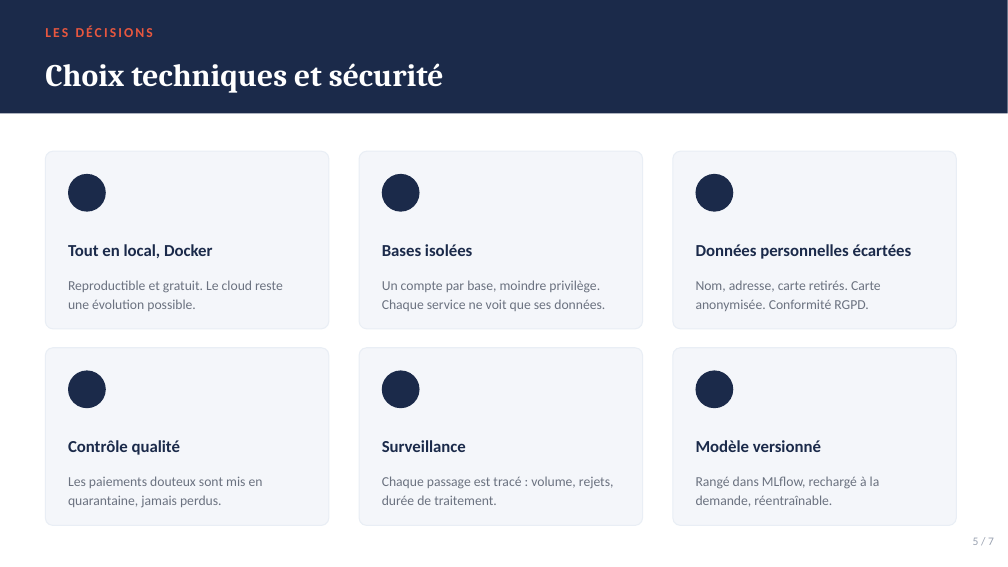
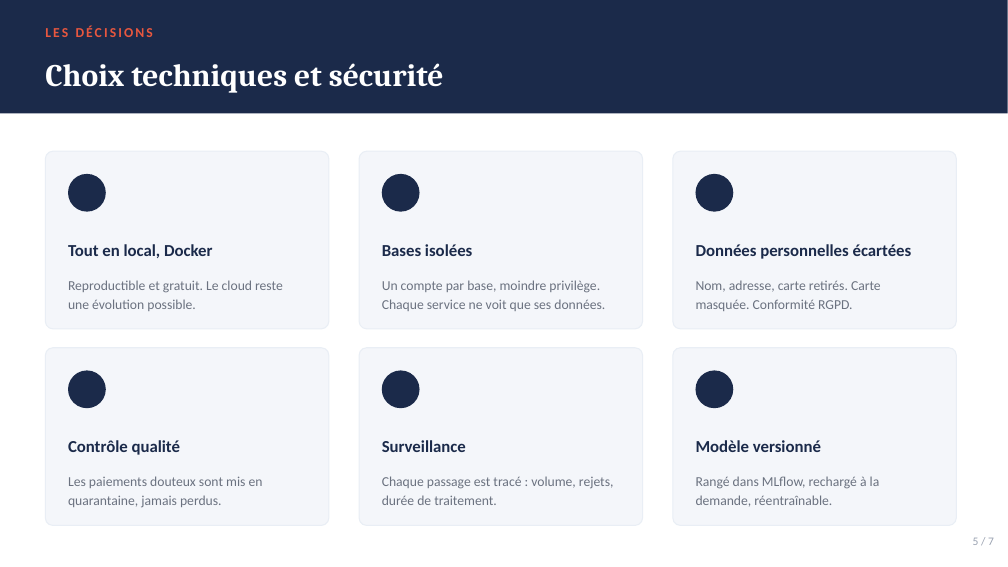
Before and after one commit to AichaFa/3-Projets_Lead, a slide deck: slide 5 of 3_Automatic_Fraud_Detection/presentation/fraud_detection_presentation.pptx. Drawn at 1008x567 pixels with LibreOffice and Linux fonts; fonts in the diff are those of the drawing. Boxes give left, top, right and bottom in pixels: in the first picture for what was removed or moved away, otherwise in the second. Text is boxed around its words. In the diff, an @@ line names an element or a change of style, - is before the commit and + after.

Commit message:
Fraude : carte masquée et non anonymisée (diapo 5, PDF, README)

```diff
--- a/3_Automatic_Fraud_Detection/presentation/fraud_detection_presentation.pptx
+++ b/3_Automatic_Fraud_Detection/presentation/fraud_detection_presentation.pptx
@@ text at (696,280,881,311): text changed @@
-Nom, adresse, carte retirés. Carte anonymisée. Conformité RGPD.
+Nom, adresse, carte retirés. Carte masquée. Conformité RGPD.
```
Also in this commit, not shown: 2 other files.
